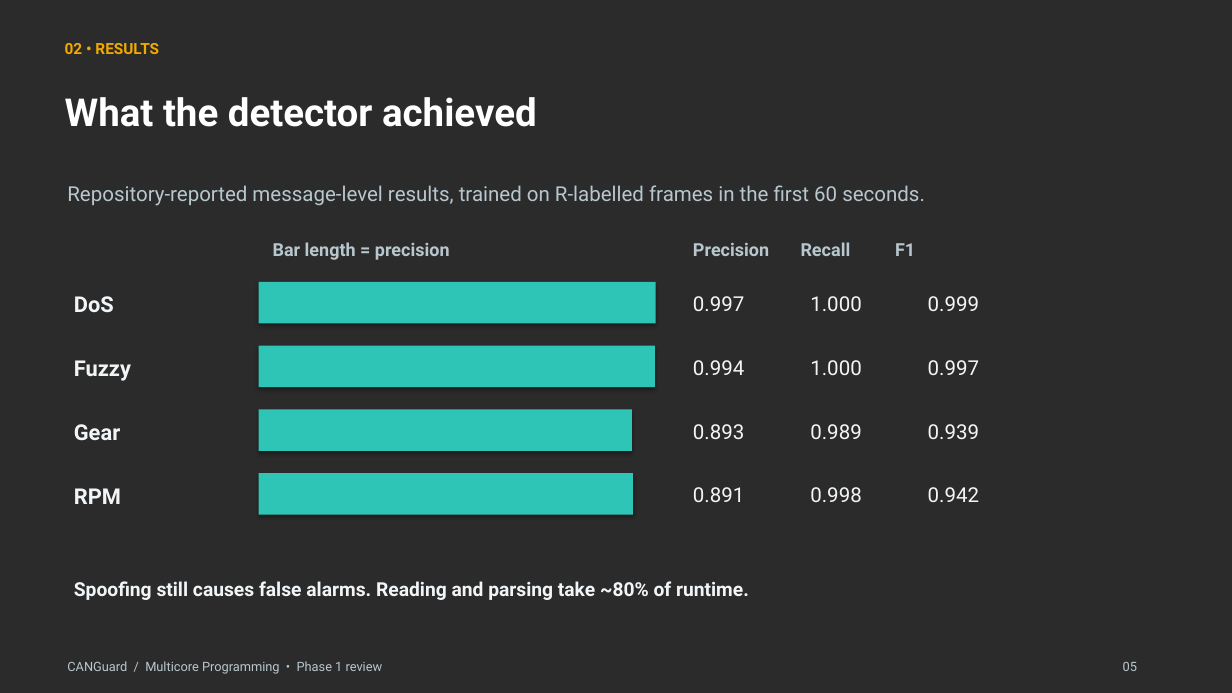
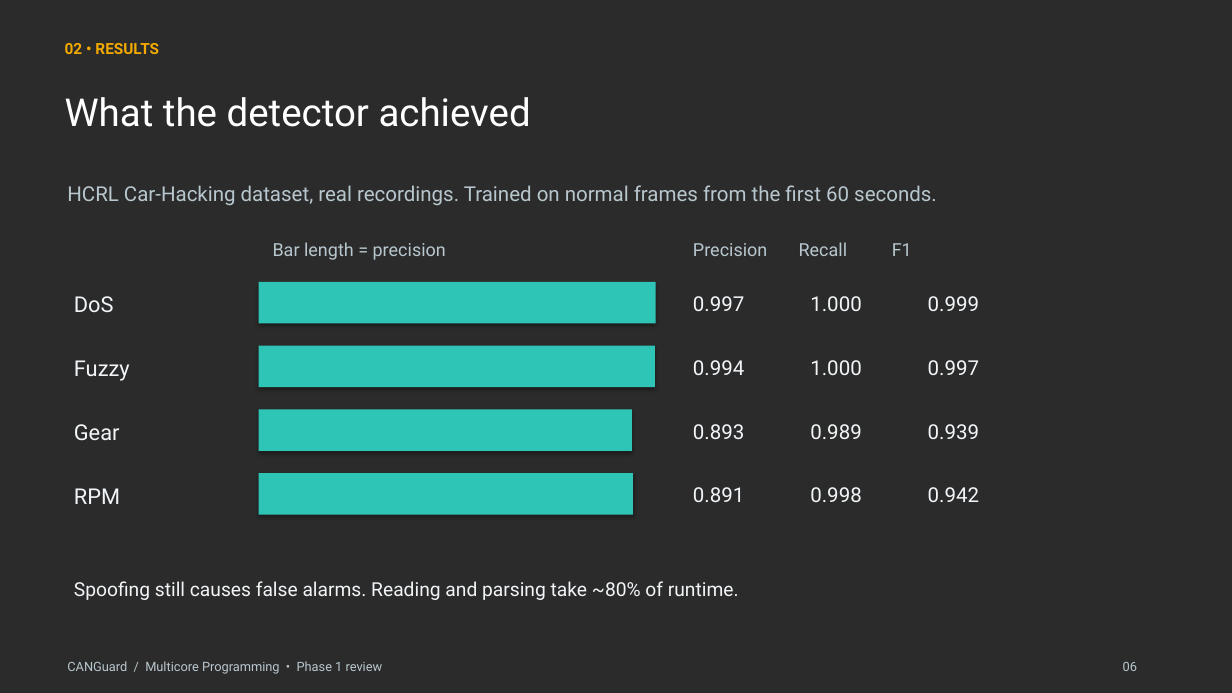
Before and after one commit to TaniaGirish12/CANGuard, a slide deck: slide 6 of docs/MCP_Presentation_vehicle.pptx (slide 5 before the commit). Drawn at 1232x693 pixels with LibreOffice and Linux fonts; fonts in the diff are those of the drawing; background and template pictures are left out; a plain dark background stands for a picture behind light text. Boxes give left, top, right and bottom in pixels: in the first picture for what was removed or moved away, otherwise in the second. Text is boxed around its words. In the diff, an @@ line names an element or a change of style, - is before the commit and + after.

```diff
--- a/docs/MCP_Presentation_vehicle.pptx
+++ b/docs/MCP_Presentation_vehicle.pptx
@@ text at <box>67,185,937,206</box>: text changed @@
-Repository-reported message-level results, trained on R-labelled frames in the first 60 seconds.
+HCRL Car-Hacking dataset, real recordings. Trained on normal frames from the first 60 seconds.
@@ bold off in 7 elements at <box>65,97,531,127</box>, <box>74,360,130,381</box>, <box>74,424,120,440</box>, <box>74,488,120,504</box>, <box>693,242,912,256</box>, <box>273,242,446,260</box>, <box>74,581,739,600</box> @@
```
Also in this commit, not shown: 5 other slides changed, 1 slide added.
